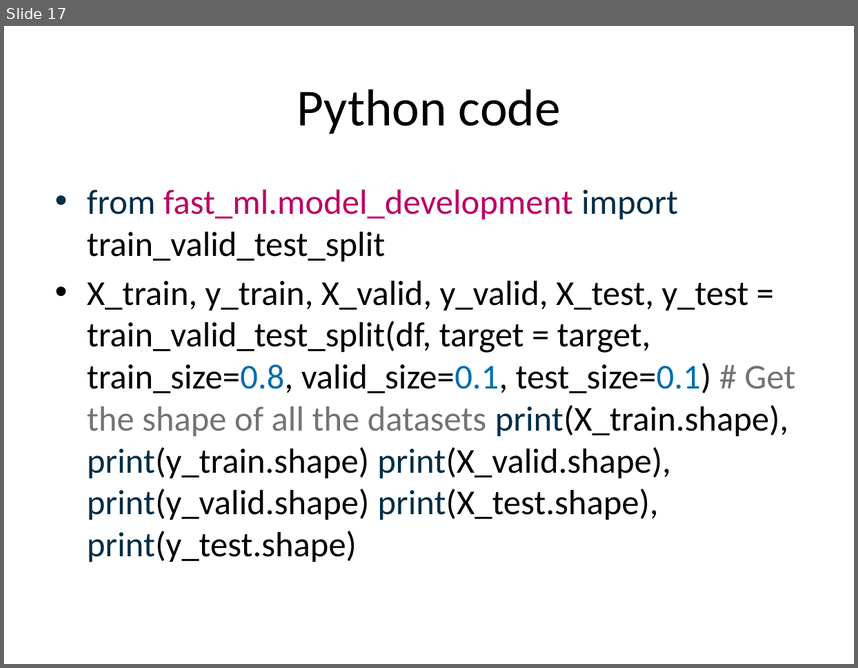
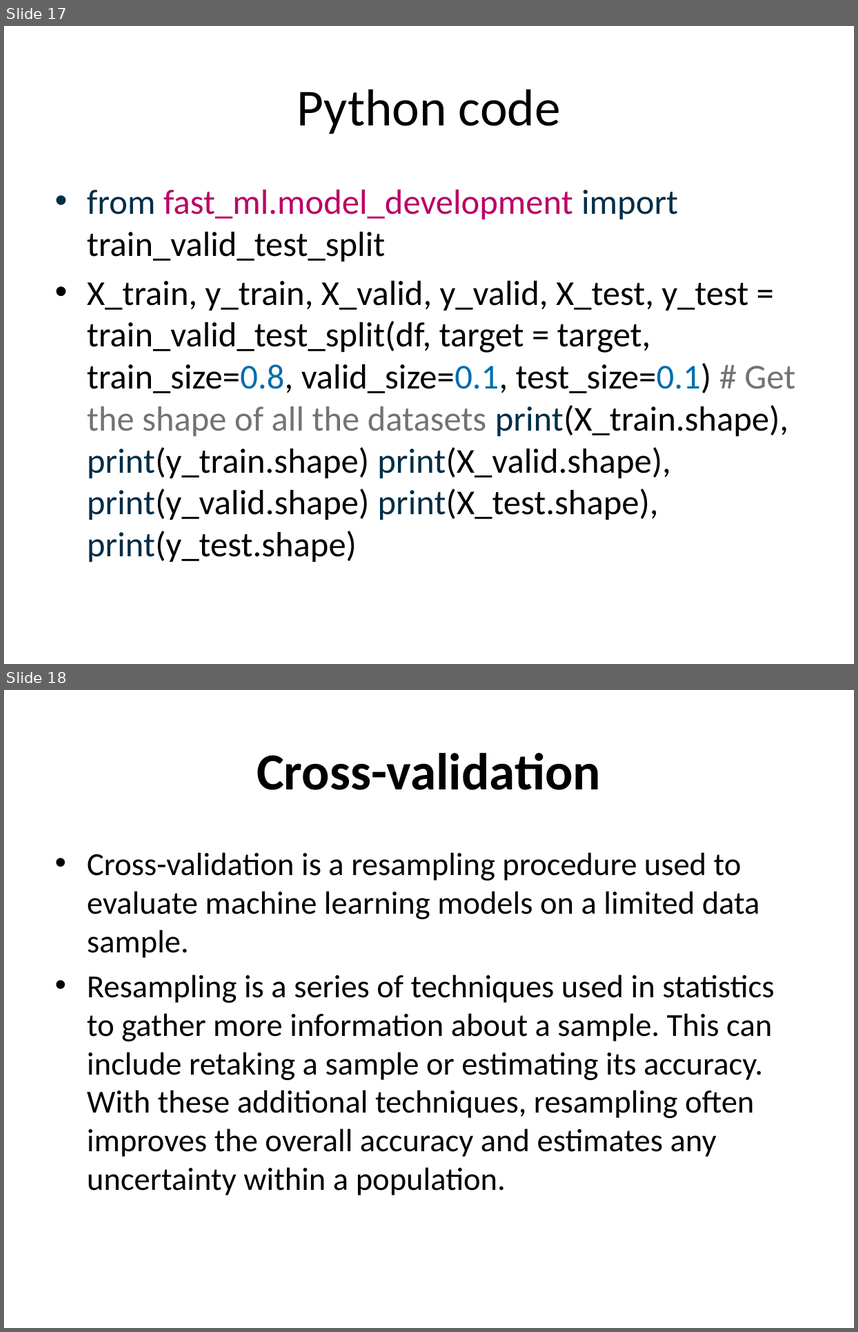
Before and after one commit to devipriyak/Machine-Learning-AI_ML-21-BAtch-V-sem, a slide deck: Unit 2.pptx. Shown one above the other, each under a label of ours: slide 17 before the commit, slides 17 and 18 after it. The pictures are 858x668 and 858x1332 pixels, drawn with LibreOffice and Linux fonts; fonts in the diff are those of the drawing. Boxes give left, top, right and bottom in pixels: in the first picture for what was removed or moved away, otherwise in the second. Text is boxed around its words. In the diff, an @@ line names an element or a change of style, - is before the commit and + after.

```diff
--- a/Unit 2.pptx
+++ b/Unit 2.pptx
@@ slide 18 added at [4,690,854,1328], background #FFFFFF @@
@@ title added at [257,753,601,790], 44 pt, text #000000, bold @@
+Cross-validation
@@ text added at [87,852,774,1195], 27.2 pt, text #000000 @@
+• Cross-validation is a resampling procedure used to evaluate machine learning models on a limited data sample.
+• Resampling is a series of techniques used in statistics to gather more information about a sample. This can include retaking a sample or estimating its accuracy. With these additional techniques, resampling often improves the overall accuracy and estimates any uncertainty within a population.
```
Also in this commit, not shown: 3 other slides added.
